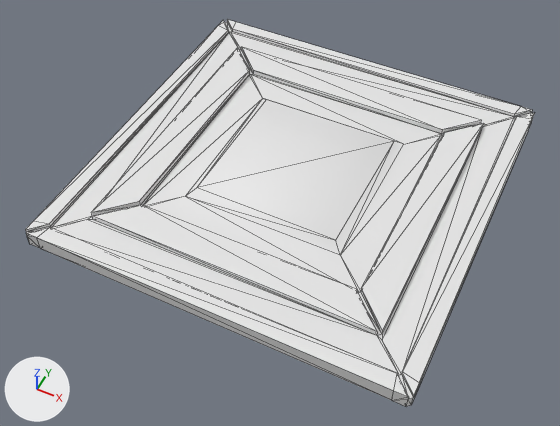
An edit to the FBX model Space Terminator/Assets/Art Assets/Tiles/Spawn Plate.fbx, drawn before and after from the same camera.
Rendered twice from a 50 mm camera at (0.04, 2.64, 3.54) aimed at (-1.43, 5.58, -0.13). The axes (+X, +Y, +Z) are drawn at lower left. The lights are the same throughout. Mesh edges are drawn as thin lines. Where no turn or scale is listed for an object, it has been applied to the vertices.

Names of what the first picture shows: 'Spawn Plate'.
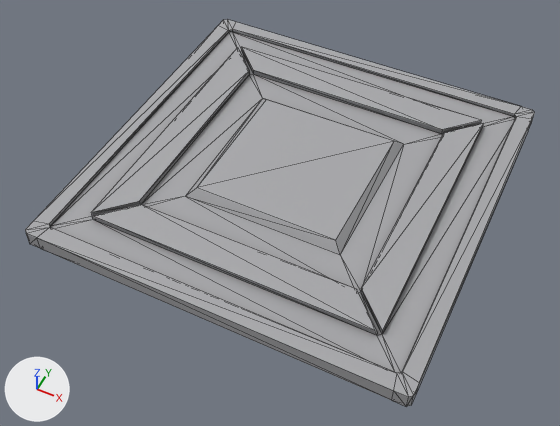
The newer file is also turned or shifted as a whole; pictures and numbers use the older file's frame.

The edits, one by one:
Picture 'Spawn Plate Textures.png' (img_spawn_plate_textures_png) is new.
Material 'Material #588' (mat_material__588) is new.
Its texture is img_spawn_plate_textures_png.
Its roughness is 0.859.
me_mesh is used by ob_spawn_plate; location (-1.417, 5.803, -0.012).
me_mesh had 168 vertices, 332 faces and spanned x -1.2..1.2, y -1.2..1.2, z 0.0..0.12.
me_mesh now has 88 vertices, 172 faces and spans x -1.2..1.2, y -1.2..1.2, z 0.0..0.12.
Part 1, on me_mesh:
80 vertices are removed from x -1.2..1.2, y -1.2..1.2, z 0.0..0.08.
247 faces are deleted.
87 new faces join them.
me_mesh part 2: 85 faces spanning x -1.2..1.2, y -1.2..1.2, z 0.0..0.12 switch from no material to mat_material__588 (picture img_spawn_plate_textures_png).

Boxes (x1, y1, x2, y2) around the edits, measured in the pictures (560 x 426 px):
'Spawn Plate', reshaped: before (25, 19, 534, 407); after (25, 19, 535, 407)
part 1 of me_mesh, cut back: before (26, 20, 532, 407); after (25, 19, 535, 407)
part 2 of me_mesh, recoloured (white to grey): (25, 19, 534, 400) in both
